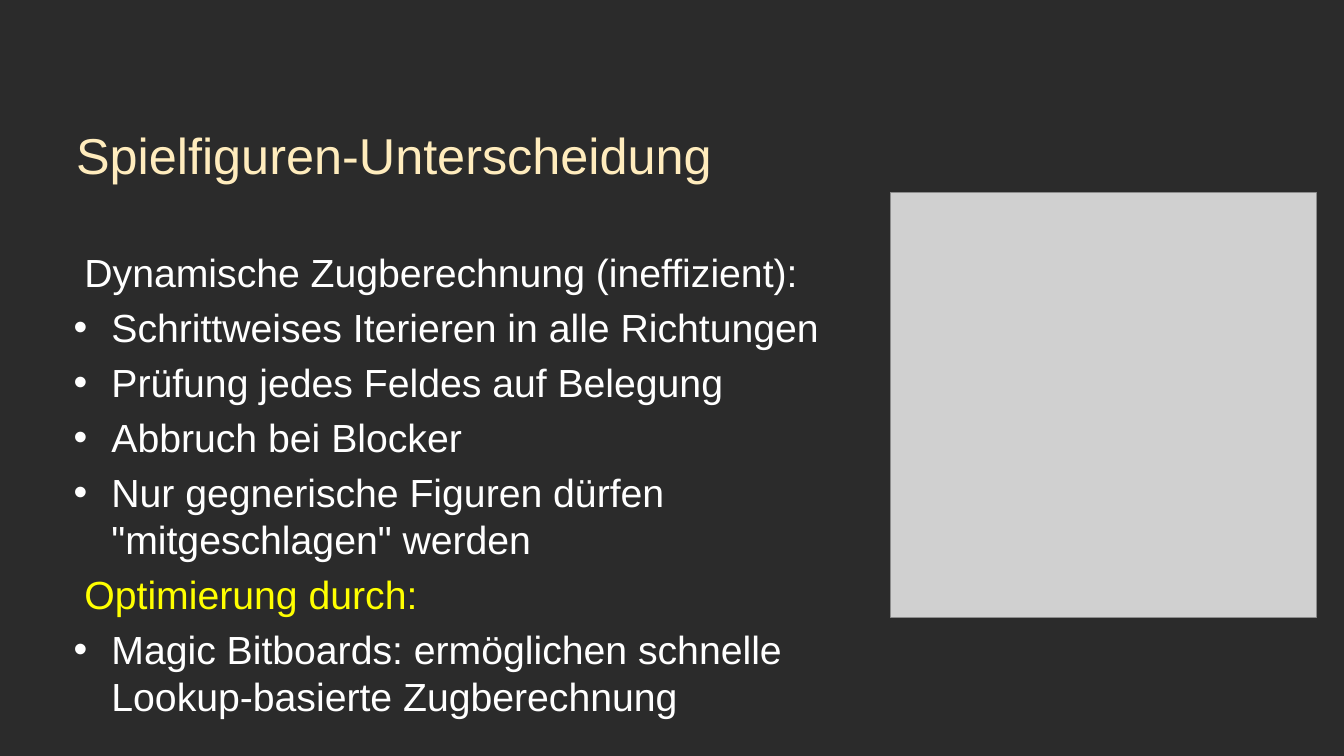
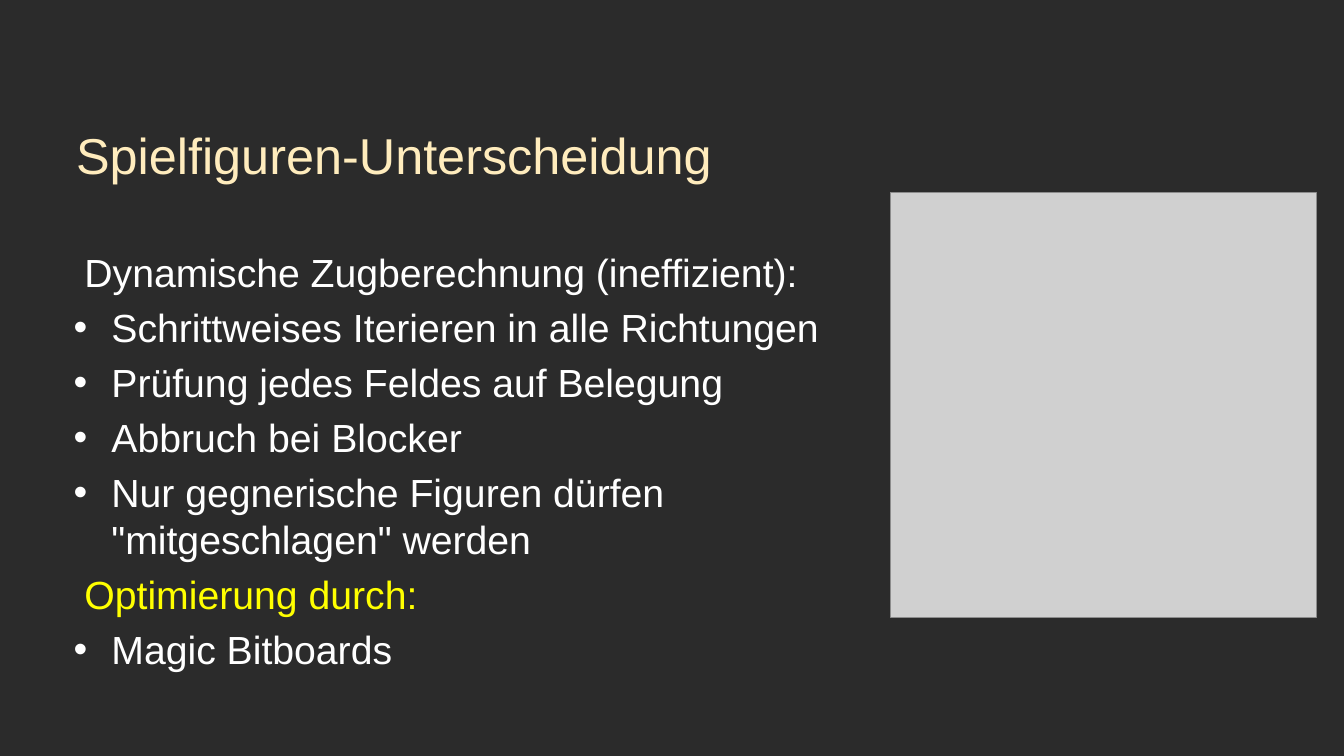
Before and after one commit to mfnomad/chess-cnn, a slide deck: slide 9 of präsentation.pptx (slide 10 before the commit). Drawn at 1344x756 pixels with LibreOffice and Linux fonts; fonts in the diff are those of the drawing; grey boxes stand for pictures; background and template pictures are left out; a plain dark background stands for a picture behind light text. Boxes give left, top, right and bottom in pixels: in the first picture for what was removed or moved away, otherwise in the second. Text is boxed around its words. In the diff, an @@ line names an element or a change of style, - is before the commit and + after.

```diff
--- a/präsentation.pptx
+++ b/präsentation.pptx
@@ text at (x1=111, y1=635, x2=392, y2=672): text changed @@
-• Magic Bitboards: ermöglichen schnelle Lookup-basierte Zugberechnung
+• Magic Bitboards
```
Also in this commit, not shown: 9 other slides changed, 3 slides removed, 1 other file.
